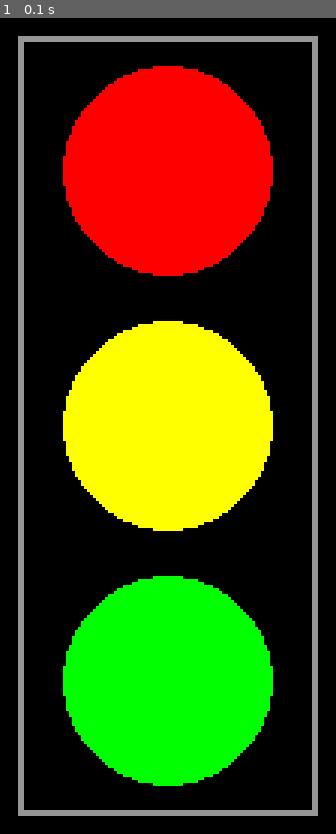
Above: before the commit, frame 1.
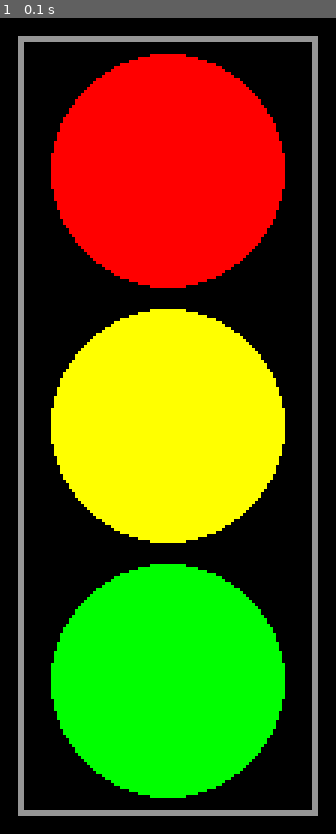
Above: after the commit, the same moment.

Repository: rainertamm/pygame-harjutused
Game: pygame game, started from Foor - Rainer Tamm.py
Same seed, same stepped clock (60 frames per second), same inputs: the game is played once before the commit and once after it.
Inputs:
- Up to frame 1 (0.1 s): no input

The runs differ from the first frame. In frame 1, 9.2% of the frame differs, in the area x 15-85%, y 4-96%.

Commit message:
Uuendatud versioon

Diff:
--- a/Foor - Rainer Tamm.py
+++ b/Foor - Rainer Tamm.py
@@ -16,9 +16,9 @@
     pygame.draw.rect(aken, (150, 150, 150), (100, 20, 100, 260), 2)
 
     # Kolm tuld (punane, kollane, roheline)
-    pygame.draw.circle(aken, (255, 0, 0), (150, 65), 35)
-    pygame.draw.circle(aken, (255, 255, 0), (150, 150), 35)
-    pygame.draw.circle(aken, (0, 255, 0), (150, 235), 35)
+    pygame.draw.circle(aken, (255, 0, 0), (150, 65), 39)
+    pygame.draw.circle(aken, (255, 255, 0), (150, 150), 39)
+    pygame.draw.circle(aken, (0, 255, 0), (150, 235), 39)
 
     pygame.display.flip()
 
